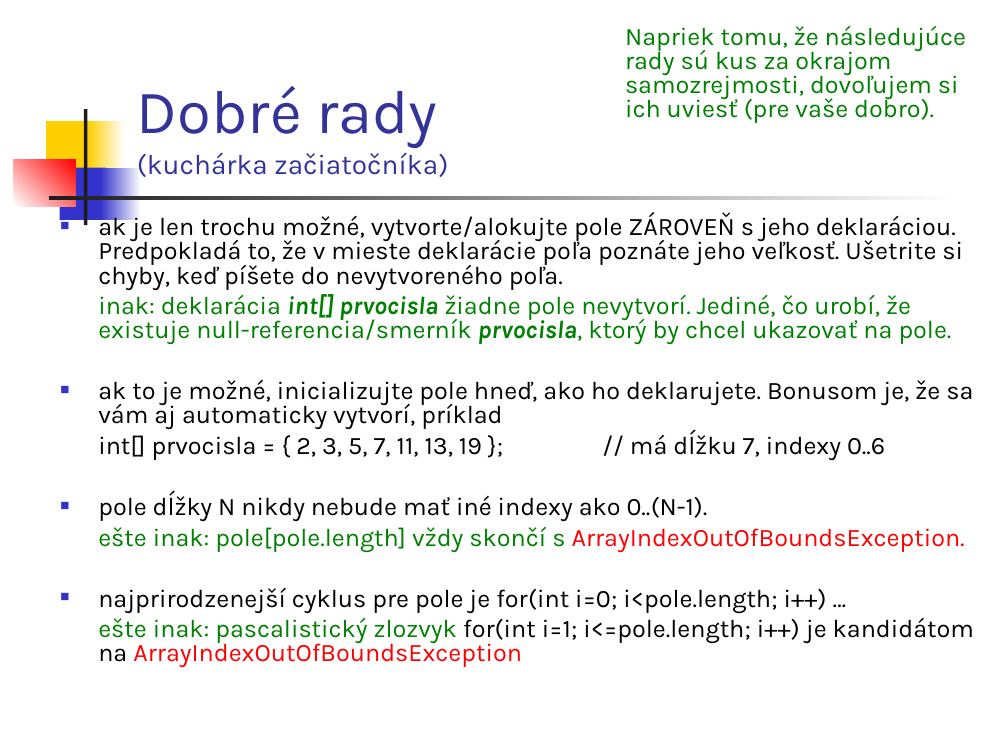
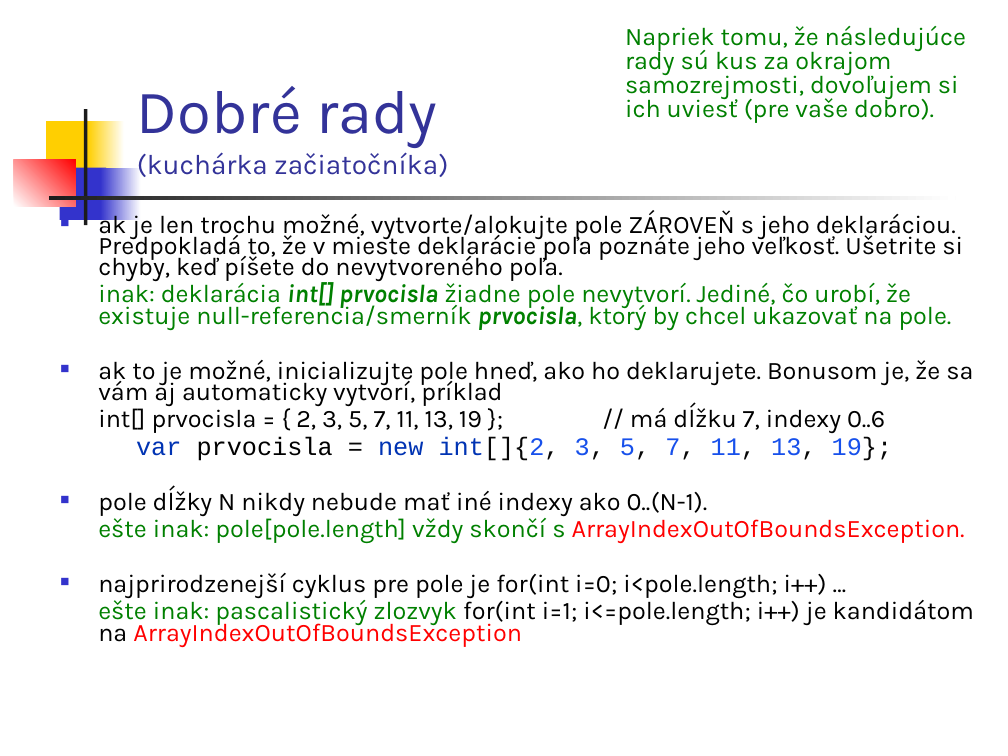
Before and after one commit to Programovanie4/Prednasky, a slide deck: slide 32 of 02/02_java.ppt (slide 29 before the commit). Drawn at 1008x756 pixels with LibreOffice and Linux fonts; fonts in the diff are those of the drawing. Boxes give left, top, right and bottom in pixels: in the first picture for what was removed or moved away, otherwise in the second. Text is boxed around its words. In the diff, an @@ line names an element or a change of style, - is before the commit and + after.

```diff
--- a/02/02_java.ppt
+++ b/02/02_java.ppt
@@ text at [98, 210, 974, 647]: line spacing 0.8 to 0.7 @@
@@ text at [136, 436, 892, 461]: paragraph added @@
+var prvocisla = new int[]{2, 3, 5, 7, 11, 13, 19};
```
Also in this commit, not shown: 8 other slides changed, 5 slides added.
